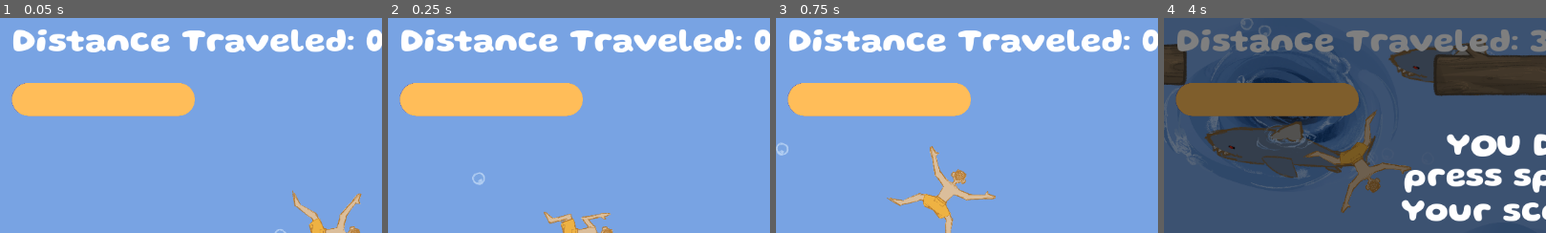
Above: before the commit, frames 1-4 (left to right).
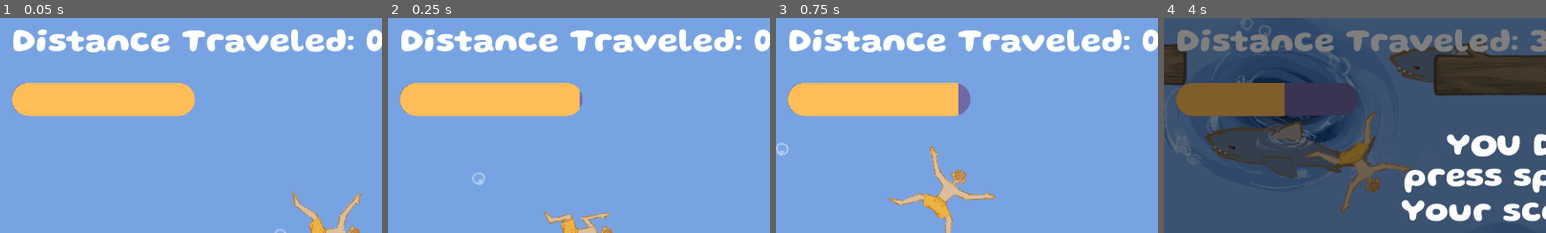
Above: after the commit, the same moments.

Repository: sophieTheProgrammer/microjam-island-61
Game: Godot game, scene res://scenes/game.tscn
Same seed, same stepped clock (60 frames per second), same inputs: the game is played once before the commit and once after it. Sound files missing from this copy of the repository are replaced by a short silence.
Inputs (mouse positions are % of the whole screen's width and height, from its top left):
- Up to frame 1 (0.05 s): no input
- Up to frame 2 (0.25 s): no input
- Up to frame 3 (0.75 s): tap Enter (ui_accept) at 0.5 s; move the mouse to (72, 45) at 0.52 s; hold Up (up) from 0.53 s (still down); click (72, 45) at 0.6 s
- Up to frame 4 (4 s): tap Enter (ui_accept) at 0.77, 1.52, 3.02, 3.77 s; move the mouse to (30, 55) at 1.27 s; release Up (up) at 1.28 s; hold Down (down) 1.28-2.03 s; click (30, 55) at 1.35 s; move the mouse to (60, 28) at 2.02 s; hold Up (up) 2.03-3.53 s; click (60, 28) at 2.1 s; move the mouse to (45, 70) at 2.77 s; click (45, 70) at 2.85 s; move the mouse to (80, 65) at 3.52 s; hold Down (down) from 3.53 s (still down); click (80, 65) at 3.6 s
The pictures show only the part of the screen within x 0-50%, y 0-50%; the shares and areas given below are measured in that part.

Frame 1 is identical in both runs. In frame 2, less than 0.1% of the frame differs, in the area x 50-51%, y 33-43%; in frame 3, 0.4%; in frame 4, 2.9%, in the area x 31-51%, y 30-46%.

Commit message:
stamnia isn't permanatnyl going donwn

Diff:
--- a/scenes/texture_progress_bar.gd
+++ b/scenes/texture_progress_bar.gd
@@ -1,17 +1,25 @@
 extends TextureProgressBar
 
-@export var stamina_decrease_rate_per_second = 0
+@export var stamina_decrease_rate_per_second = 10
+@export var stamina_increase_rate_per_second = 15
 var is_decreasing = true
 # Called when the node enters the scene tree for the first time.
 func _ready() -> void:
 	self.value = 100
-
-
-
+	EventBus.player_attaches_to_log.connect(player_attaches_to_log)
+	EventBus.player_deattaches_to_log.connect(player_deattaches_to_log)
+	EventBus.start_game.connect(resetBar)
+func player_attaches_to_log():
+	is_decreasing = false
+func player_deattaches_to_log():
+	is_decreasing = true
+func resetBar():
+	self.value=100
 # Called every frame. 'delta' is the elapsed time since the previous frame.
 func _process(delta: float) -> void:
 	if is_decreasing:
 		self.value -= stamina_decrease_rate_per_second*delta
-
+	else:
+		self.value += stamina_increase_rate_per_second*delta
 	if value == 0:
 		EventBus.game_over.emit()
--- a/scripts/eventbus.gd
+++ b/scripts/eventbus.gd
@@ -3,3 +3,5 @@
 signal spawn_new_chunk()
 signal game_over()
 signal player_attaches_to_log(log_reference)
+signal player_deattaches_to_log()
+signal start_game()
--- a/scripts/global.gd
+++ b/scripts/global.gd
@@ -14,12 +14,12 @@
 const DEBUG_DEATH : bool = false
 
 var game_is_running: bool = true
-
 func _process(_delta: float) -> void:
 	viewport = get_viewport().get_visible_rect().size
 var score = 0
 
 func start_game(reloadWorld):
+	EventBus.start_game.emit()
 	score = 0
 	Engine.time_scale = 1
 	await fade_node.fade(1, .15).finished
--- a/scripts/player.gd
+++ b/scripts/player.gd
@@ -21,7 +21,7 @@
 		self.position.x = log_ref.position.x
 		self.position.y = log_ref.position.y
 	if Input.is_anything_pressed():
-		attached = false
+		detach_from_log()
 	direction = Input.get_axis("up", "down")
 	velocity.y = move_toward(velocity.y, SPEED * direction * y_multiplier, acceleration * y_multiplier)
 	velocity.x = move_toward(velocity.x, SPEED, acceleration)
@@ -39,3 +39,7 @@
 	print("attaching shall commence")
 	attached = true
 	self.log_ref = log_ref
+
+func detach_from_log():
+	EventBus.player_deattaches_to_log.emit()
+	attached = false
